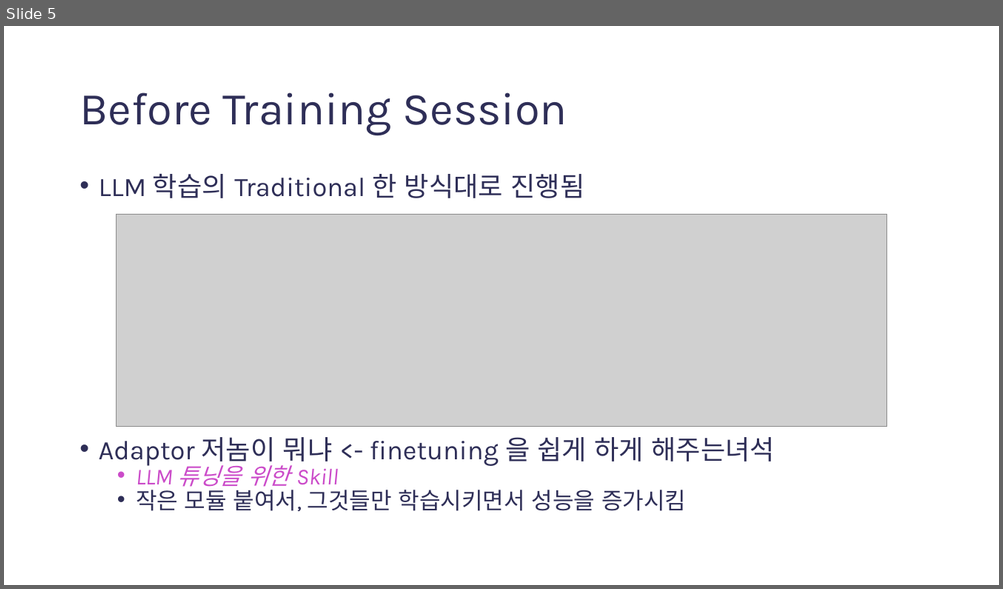
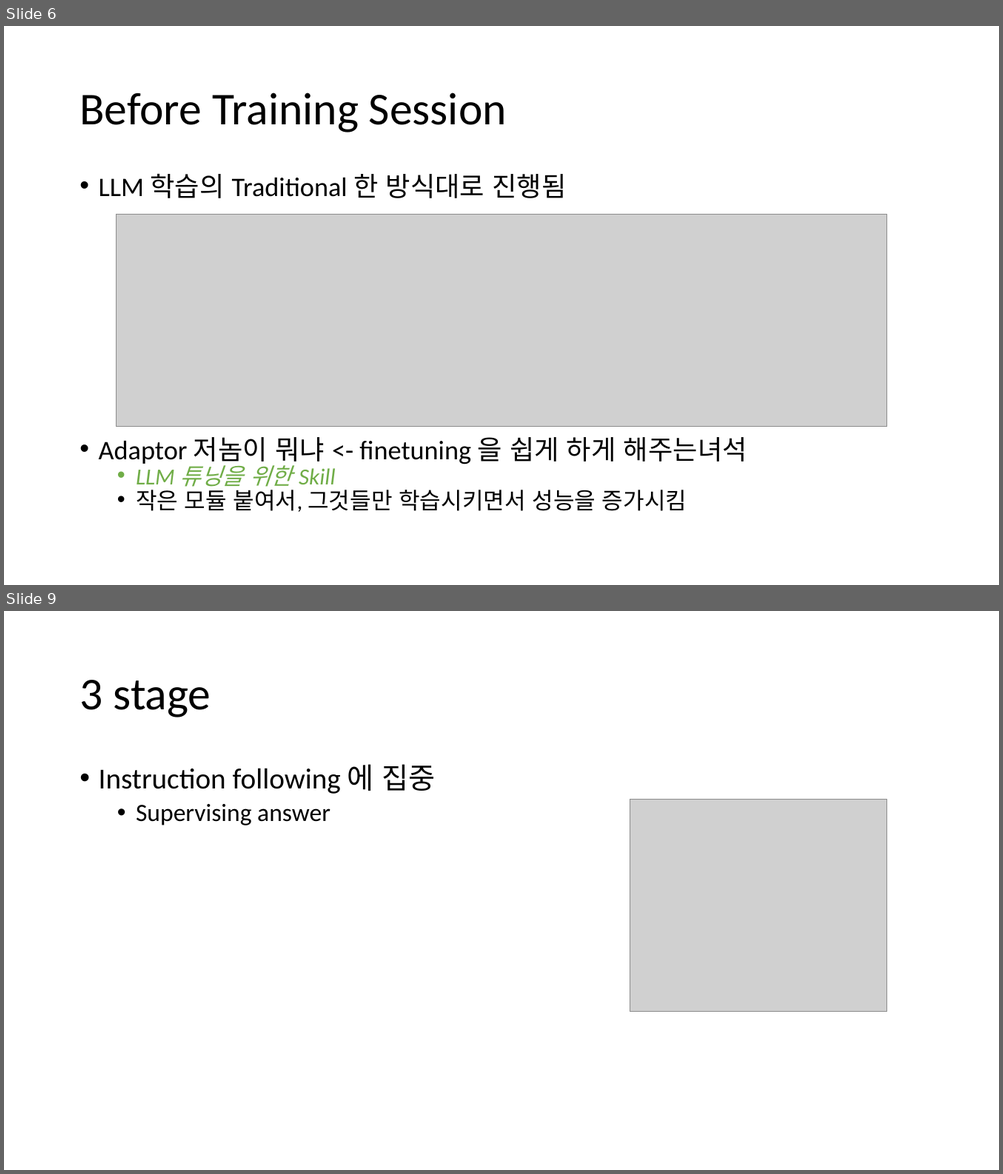
Before and after one commit to gggg8657/study, a slide deck: Studying must go on/Presentation1.pptx. Shown one above the other, each under a label of ours: slide 5 before the commit, slides 6 and 9 after it; the slides between them are not shown. The pictures are 1003x589 and 1003x1174 pixels, drawn with LibreOffice and Linux fonts; fonts in the diff are those of the drawing; grey boxes stand for pictures. Boxes give left, top, right and bottom in pixels: in the first picture for what was removed or moved away, otherwise in the second. Text is boxed around its words. In the diff, an @@ line names an element or a change of style, - is before the commit and + after.

```diff
--- a/Studying must go on/Presentation1.pptx
+++ b/Studying must go on/Presentation1.pptx
@@ slide 9 added at (4, 611, 999, 1170), background #FFFFFF @@
@@ title added at (79, 680, 211, 718), 44 pt, text #000000 @@
+3 stage
@@ text added at (99, 764, 435, 826), 28 pt, text #000000 @@
+• Instruction following 에 집중
+  • Supervising answer
@@ picture added at (630, 799, 887, 1011) @@
@@ what was slide 5 is now slide 6 @@
@@ slide 6 changed as well @@
@@ title "Before Training Session" at (79, 93, 506, 133): font Karla to Calibri, text colour #2E2E57 to #000000 @@
@@ text "LLM 학습의 Traditional 한 방식대로 ..." at (99, 174, 747, 512): font Karla to Calibri; text colour #2E2E57 to #000000 in "LLM 학습의 Traditional 한 방식대로 진행됨", "Adaptor 저놈이 뭐냐 <- finetuning 을 쉽게 ...", "작은 모듈 붙여서, 그것들만 학습시키면서 성능을 증가시킴"; text colour #CB4BC9 to #70AD47 in "LLM 튜닝을 위한 Skill" @@
```
Also in this commit, not shown: 4 other slides changed, 12 other slides added, 2 slides removed, 1 other file.
